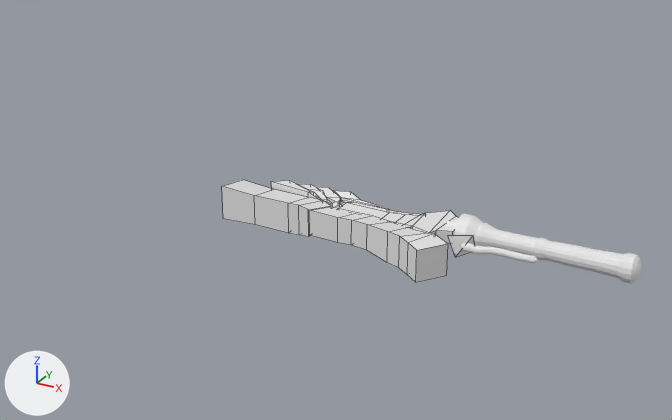
Before and after pictures for a commit that changed the Blender file Resources/Red Queen.blend.
The view is the same before and after, from a camera (50 mm lens) standing at (2.87, -4.5, 2.28) and looking at (0.31, 0.17, -0.05). Arrows for +X, +Y and +Z are at lower left; the lights stay in place. Mesh edges are drawn as thin lines on the coarser meshes.

In view in the first picture: 'Cube', 'Gas 2', 'Mango', 'braker 2'.
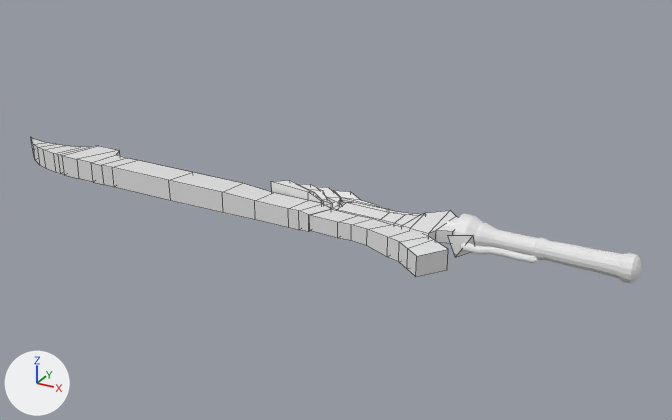
Location of each change, (x1, y1, x2, y2) in pixels of the pictures (672 x 420 px):
'Blade', added: after (31, 137, 448, 277)
'Cube', deleted: before (222, 180, 448, 282)

What changed in the scene script:
```text
Add me_cube_006_1:
    me_cube_006_1.from_pydata(...)  # 100 vertices, 98 faces; spans x -28.6..1.0, y -17.4..1.2, z -1.1..1.1
Remove ob_cube:
    ob_cube = bpy.data.objects.new('Cube', me_cube_006)
    ob_cube.location = (1.058, -0.192, -0.029)
    ob_cube.rotation_euler = (0.0, 0.0, -0.637)  # degrees (0, 0, -36)
    ob_cube.scale = (0.0983, 0.0983, 0.0983)
Add ob_blade:
    ob_blade = bpy.data.objects.new('Blade', me_cube_006_1)
    ob_blade.location = (1.058, -0.192, -0.029)
    ob_blade.rotation_euler = (0.0, 0.0, -0.637)  # degrees (0, 0, -36)
    ob_blade.scale = (0.0983, 0.0983, 0.0626)
```
